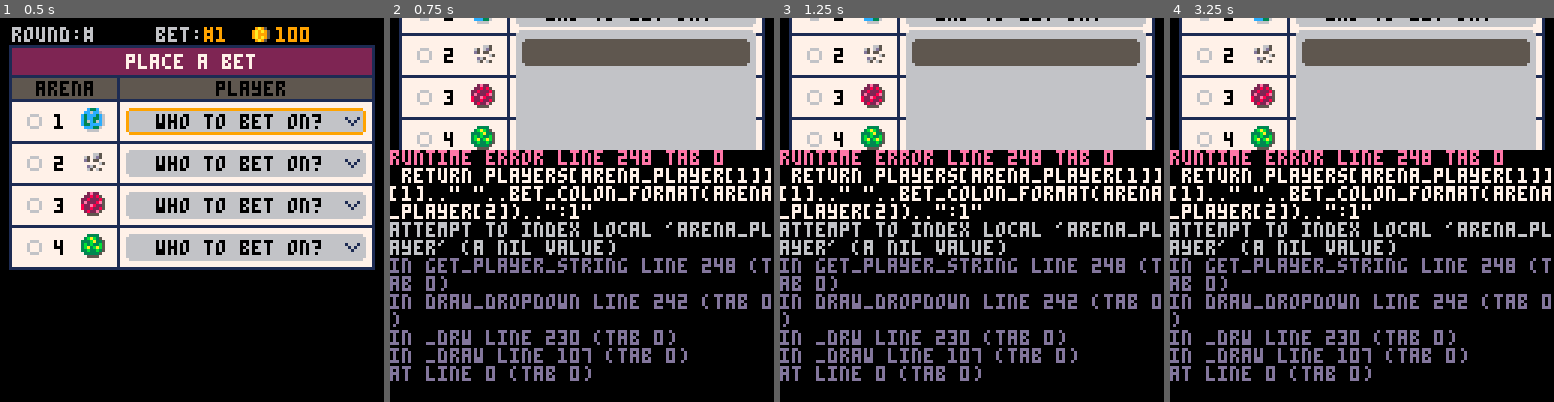
Above: before the commit, frames 1-4 (left to right).
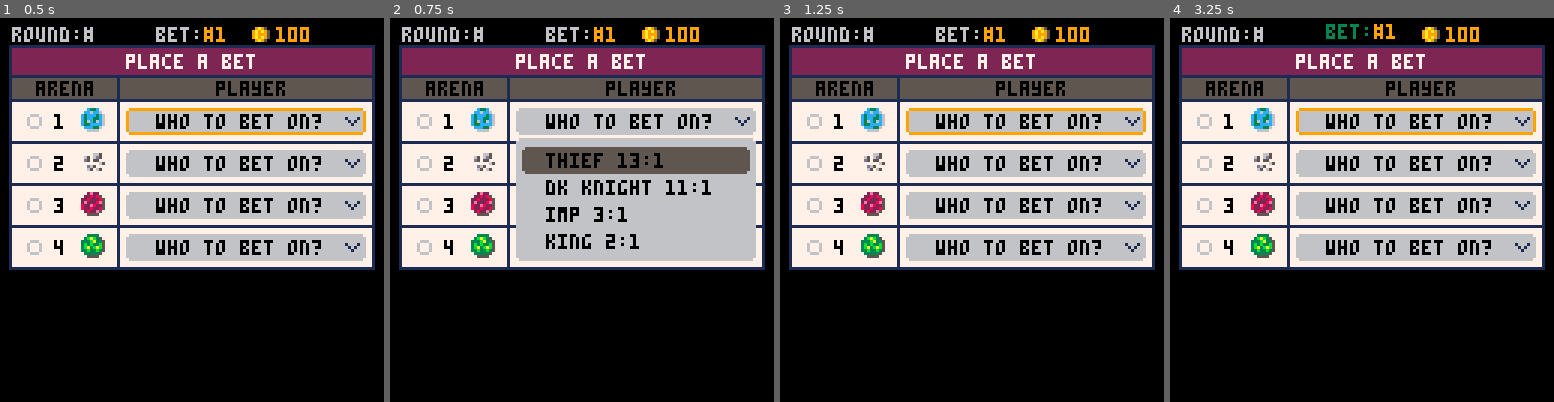
Above: after the commit, the same moments.

Repository: suspicious-smoke/club-bets-pico8
Game: PICO-8 cartridge club-bets.p8
Same seed, same stepped clock (60 frames per second), same inputs: the game is played once before the commit and once after it.
Inputs:
- Up to frame 1 (0.5 s): tap X (X key) at 0.33 s
- Up to frame 2 (0.75 s): tap O (Z key) at 0.7 s
- Up to frame 3 (1.25 s): tap X (X key) at 1.07 s
- Up to frame 4 (3.25 s): hold Right 1.6-2.1 s; tap O (Z key) every 0.4 s from 1.7 to 2.9 s; tap X (X key) at 1.85, 2.97 s; hold Up 2.15-2.42 s; hold Right 2.47-3.03 s; hold Left from 3.08 s (still down)

Frame 1 is identical in both runs. In frame 2, 56% of the frame differs, in the area x 0-100%, y 0-95%; in frame 3, 58%; in frame 4, 58%.
Error before the commit: runtime error line 248 tab 0; return players[arena_player[1]][1].." "..bet_colon_format(arena_player[2])..":1"; attempt to index local 'arena_player' (a nil va…

Commit message:
dropdown fixed

Diff:
--- a/club-bets.p8
+++ b/club-bets.p8
@@ -237,12 +237,11 @@
 function draw_dropdown()
 	--draw sel player menu
 	rrectfill(42,26+arena_sel*14,80,40,1,6)
-	for plyr=1,4 do
-		local _arloc=(arena_sel-1)*4+plyr
-		if plyr_menu_sel==plyr then
-			rrectfill(44,20+arena_sel*14+plyr*9,76,9,1,5)
-		end
-		print(get_player_string(_arloc),52,22+arena_sel*14+plyr*9,0)
+	for a_plyr=1,4 do
+		if plyr_menu_sel==a_plyr then
+			rrectfill(44,20+arena_sel*14+a_plyr*9,76,9,1,5)
+		end
+		print(get_player_string(arena_sel,a_plyr),52,22+arena_sel*14+a_plyr*9,0)
 	end
 end
 
